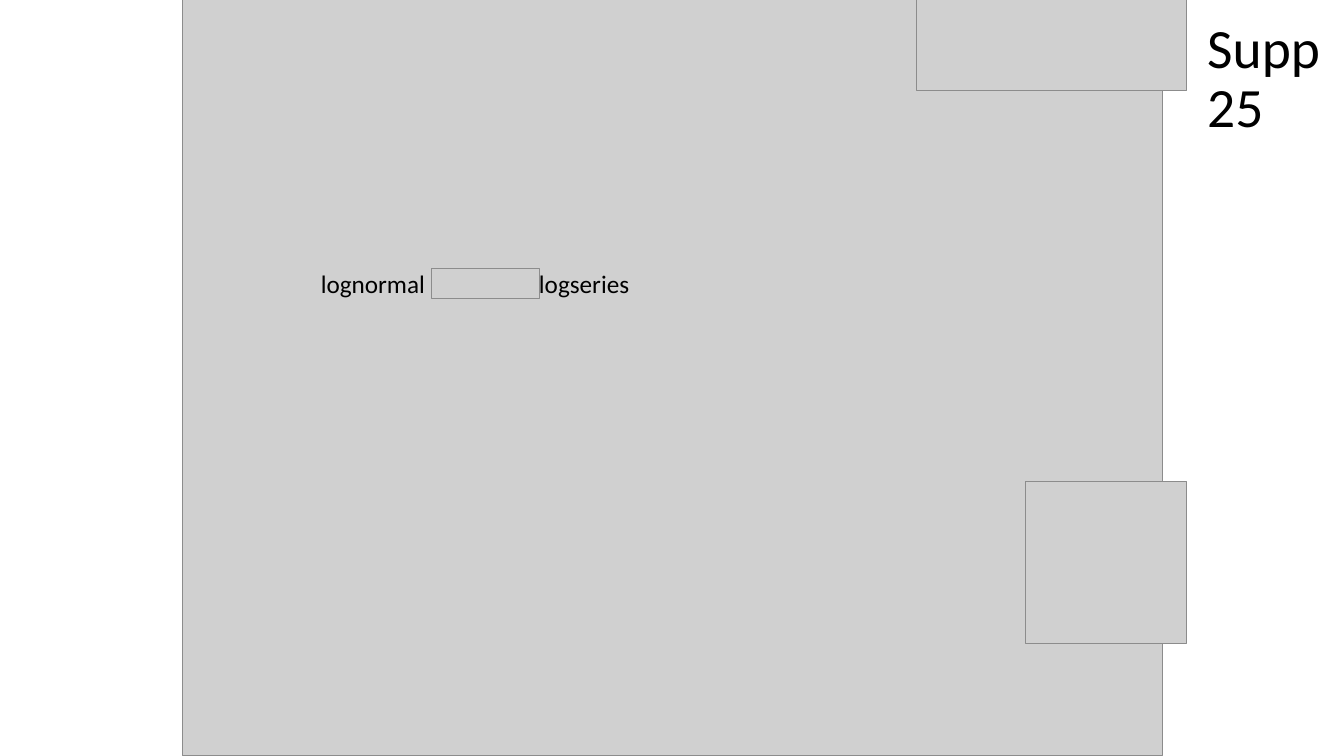
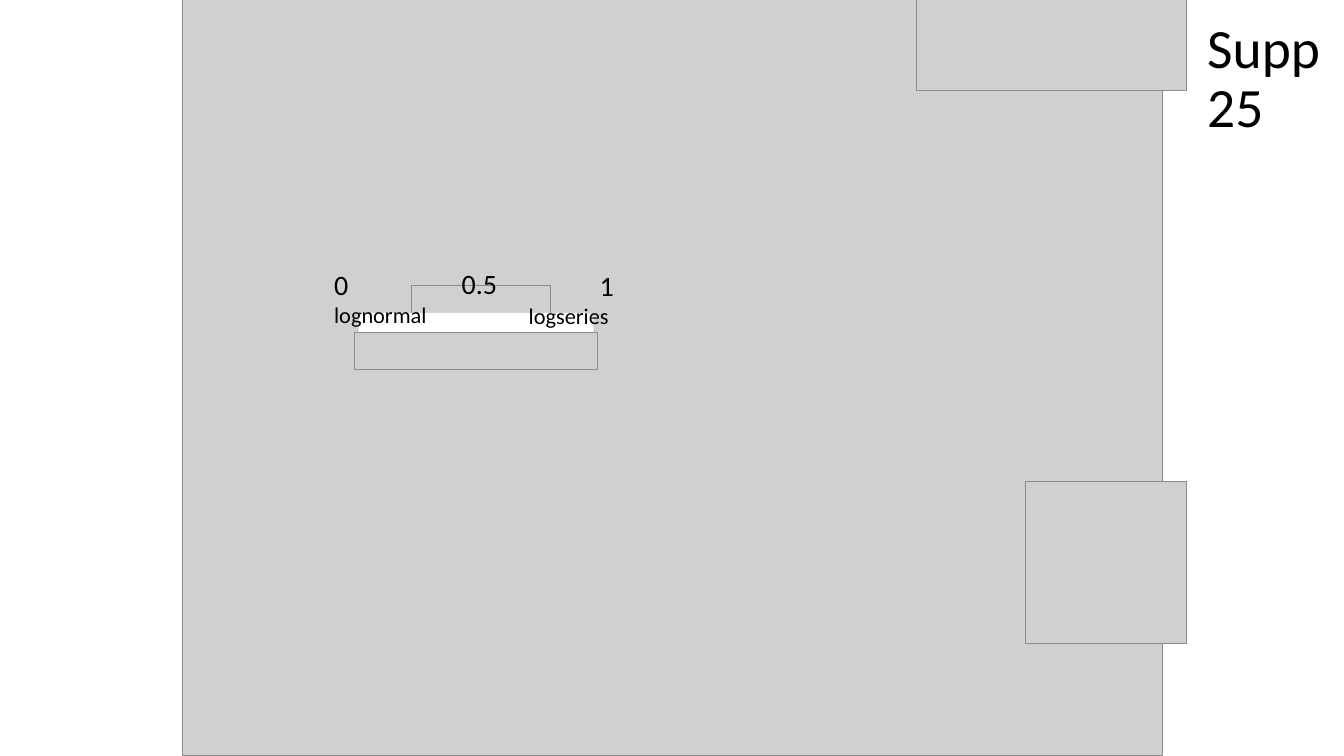
Before and after one commit to hurlbertlab/core-transient, a slide deck: slide 11 of output/plots/all_figs_with_legends.pptx. Drawn at 1344x756 pixels with LibreOffice and Linux fonts; fonts in the diff are those of the drawing; grey boxes stand for pictures. Boxes give left, top, right and bottom in pixels: in the first picture for what was removed or moved away, otherwise in the second. Text is boxed around its words. In the diff, an @@ line names an element or a change of style, - is before the commit and + after.

```diff
--- a/output/plots/all_figs_with_legends.pptx
+++ b/output/plots/all_figs_with_legends.pptx
@@ text "0" moved from (x1=321, y1=275, x2=425, y2=298) to (x1=334, y1=277, x2=426, y2=329) @@
@@ text "1" moved from (x1=539, y1=272, x2=629, y2=299) to (x1=529, y1=278, x2=614, y2=330) @@
@@ text at (x1=334, y1=277, x2=348, y2=295): paragraph added @@
+0
@@ picture resized from (x1=432, y1=268, x2=540, y2=298) to (x1=412, y1=285, x2=552, y2=316) @@
@@ text added at (x1=462, y1=276, x2=497, y2=294), 20 pt, text #000000 @@
+0.5
@@ text at (x1=600, y1=278, x2=614, y2=296): paragraph added @@
+1
@@ text at (x1=334, y1=304, x2=426, y2=329): size 18 to 16 pt @@
@@ rounded rectangle added at (x1=359, y1=313, x2=594, y2=357), fill #FFFFFF @@
@@ text at (x1=529, y1=305, x2=609, y2=330): size 18 to 16 pt; alignment left to right @@
@@ picture added at (x1=355, y1=333, x2=598, y2=370) @@
```
Also in this commit, not shown: 4 other slides changed.
